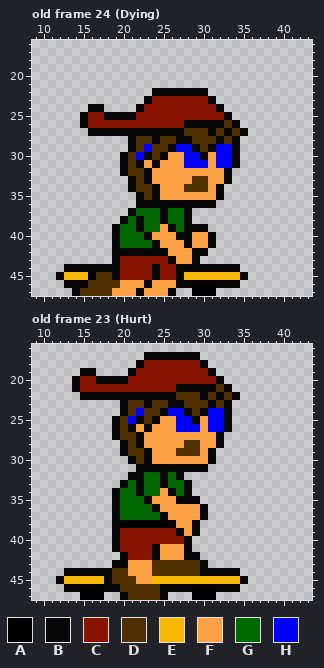
One commit to this pixel-art file: Assets/Sprites/Skater/Smaller/skater_inked_full_set.aseprite. That is the earlier state.
48x48 pixels, 31 frames. Shown: old frame 24 (Dying): x 9..43, y 16..47; old frame 23 (Hurt): x 9..43, y 16..47. The commit also changed other frames, which this record leaves out.
Palette (. is transparent): A #000000  B #080808  C #881400  D #503000  E #f8b800  F #fca044  G #006800  H #0000fc
Pixels before, old frame 24 (Dying), first column x 12:
22 ............BBBBBBB.....
23 ...........BCCCCCCCB....
24 ....BB....BCCCCCCCCCB...
25 ...BCCBBBBCCCCCCCCCCCB..
26 ...BCCCCCCCCCCCCBBBBBDB.
27 ....BBBBBBBBBBBBDDDBDBDB
28 .........BDDBDDBBDDDBDB.
29 .........BDHDDBHHBDBHHB.
30 ........BDHBDBFFHHBFHHB.
31 ........BDBFBFFFHHHFHHB.
32 ........BDDBFFFFFFFFFB..
33 .........BDBFFFFFDDFFB..
34 .........BDDBFFFDDDFB...
35 ..........BDBFFFFFFFB...
36 ..........BBBBBBBBBB....
37 .........BGGGBGGB.......
38 ........BGBGGBGGB.......
39 .......BGGBGGFBGBBB.....
40 .......BGGGBFFFBBFFB....
41 .......BGGGGBFFFBFFB....
42 .......BBBBBBBFFFBB.....
43 .......BCCCCCCBFFB......
44 .BBBBBBBCCCCBCCBBBBBBBB.
45 BEEEADDBCCCCBCCBEEEEEEEB
46 .BBADDDDFFFBFFFBBAAABBB.
47 ..BDDDDFFFBFFFB..AAA....
Pixels before, old frame 23 (Hurt), first column x 12:
17 ...........BBBBBBB......
18 ..........BCCCCCCCB.....
19 ...BB....BCCCCCCCCCB....
20 ..BCCBBBBCCCCCCCCCCCB...
21 ..BCCCCCCCCCCCCBBBBBDB..
22 ...BBBBBBBBBBBBDDDBDBDB.
23 ........BDDBDDBBDDDBDB..
24 ........BDHDDBHHBDBHHB..
25 .......BDHBDBFFHHBFHHB..
26 .......BDBFBFFFHHHFHHB..
27 .......BDDBFFFFFFFFFB...
28 ........BDBFFFFFDDFFB...
29 ........BDDBFFFDDDFB....
30 .........BDBFFFFFFFB....
31 ..........BBBBBBBBB.....
32 .........BBGGBGB........
33 ........BGBGGBGGB.......
34 .......BGGBGGFBGB.......
35 .......BGGGBFFFBBB......
36 .......BGGGGBFFFFFB.....
37 .......BGGGGGBFFFFB.....
38 .......BAAAAAABFFB......
39 .......BCCCCCCCBFB......
40 .......BCCCCCCCCB.......
41 .......BCCCCBFFFB.......
42 ........BCCCBFFFBB......
43 .......BBFFFDDDDDDB.....
44 .BBBBBBDDFFFDDDDDDBBBBB.
45 BEEEEEBDDDFFEEEEEEEEEEEB
46 .BBAAABBDDDDDBBBBAAABBB.
47 ...AAA..BDDDDB...AAA....
The same view after the edit:
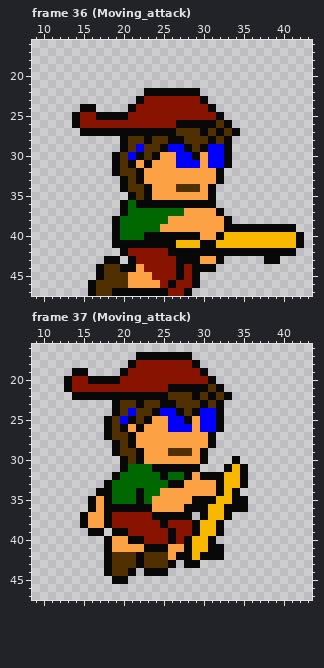
A new or re-ordered frame is compared with the old frame closest to it.
From old to new:
frames 31 -> 38
layer "Layer 1" added
Changed rows in their new state; - is an unchanged pixel.
Frame 36 (Moving_attack) is new; against old frame 24 (Dying), layers "Layer", "Layer 1":
first column x 12:
22 -----------B------.------------
23 ----------BC------B.-----------
24 ---B-.---BC--------B.----------
25 --BC-B---C----------B.---------
26 --BC-----------B----DB.--------
27 ---B-----------D--BDBDB.-------
28 --------BD-BD-B-D--BDB.--------
29 --------BDHD-BH-BDBH-B.--------
30 -------BDHBDBF-H-BFH-B.--------
31 -------BDBFBF--H--FH-B.--------
32 -------BD-BF--------B.---------
33 --------BDBF-----FF-B.---------
34 --------BD-BF--D--FB.----------
35 ---------BDBF------B.----------
36 --------BG---------------------
37 --------BG---G--FFFFB----------
38 -------BG-G--GFFFFFFFB---------
39 ----------G---FFFFFFFBBBBBBBBB-
40 ------------BBB--B-FBEEEEEEEEEB
41 --------BBBB-BBEEEB-EEEEEEEEEEB
42 -------.-CCCCCBBB--BBBBBBBBBBB-
43 ------B-.B----CBB-FFB-----BB---
44 -....-DDBBF-C---C---...--------
45 .....B-DDFFFC---CB......-------
46 -...B---D--F-CBCCB.....--------
47 --..B--BBB-BBBCCB...-----------
Frame 37 (Moving_attack) is new; against old frame 23 (Hurt), layers "Layer", "Layer 1":
first column x 12:
17 ----------B------.------
18 ---------BC------B.-----
19 --B-.---BC--------B.----
20 -BC-B---C----------B.---
21 -BC-----------B----DB.--
22 --B-----------D--BDBDB.-
23 -------BD-BD-B-D--BDB.--
24 -------BDHD-BH-BDBH-B.--
25 ------BDHBDBF-H-BFH-B.--
26 ------BDBFBF--H--FH-B.--
27 ------BD-BF--------B.---
28 -------BDBF-----FF-B.---
29 -------BD-BF--D--FB.----
30 --------BDBF------B.--B-
31 --------BGGG------.--BEB
32 -------BGGG----GBFBBBEEB
33 ------BGG-G--GBBFFFFBEEB
34 -----BBG------FFFFFFBEB-
35 ----BFBG--BG---FF-BBEEBB
36 ----BFB-BBBBF---BB-EEBBB
37 ---BFFBCCCCCB-BBB.-EEB--
38 ---BFFBCCCCCCBCCC-EEB---
39 ----BB--B-----BCC-EEB---
40 ------BFFBB---B--EEB----
41 ------BFFFFB-B---EEBB---
42 ------BDDDBDDD-B-EBBB---
43 ------BDDDBD--B.BB.-----
44 -.....---B.BBB.........-
45 .......BB...............
46 -......................-
47 ---...--......---...----
Changed places in both pictures, as pixel boxes (x1, y1, x2, y2):
changed: (56, 88, 304, 296)
changed: (56, 352, 248, 600)
